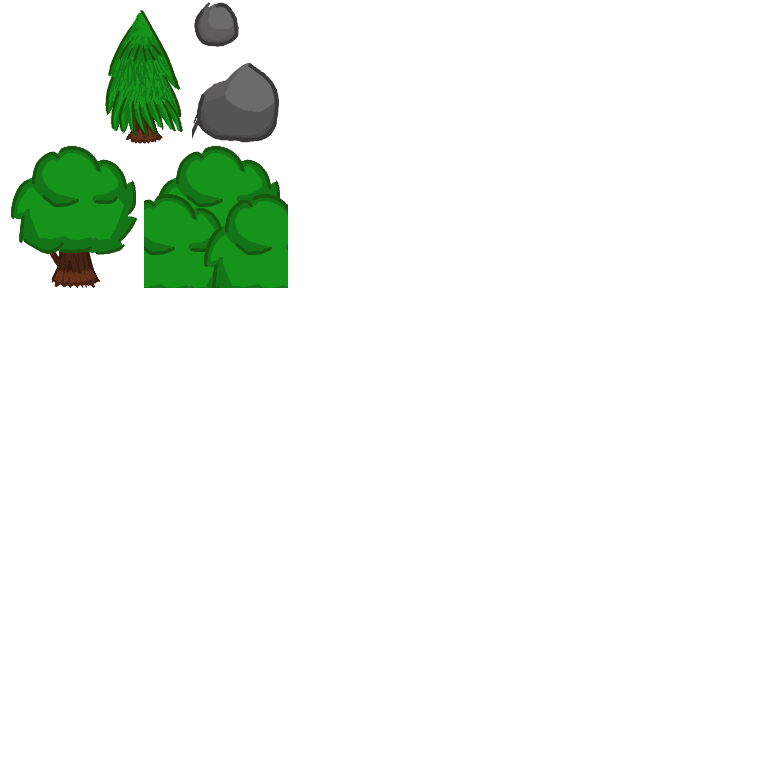
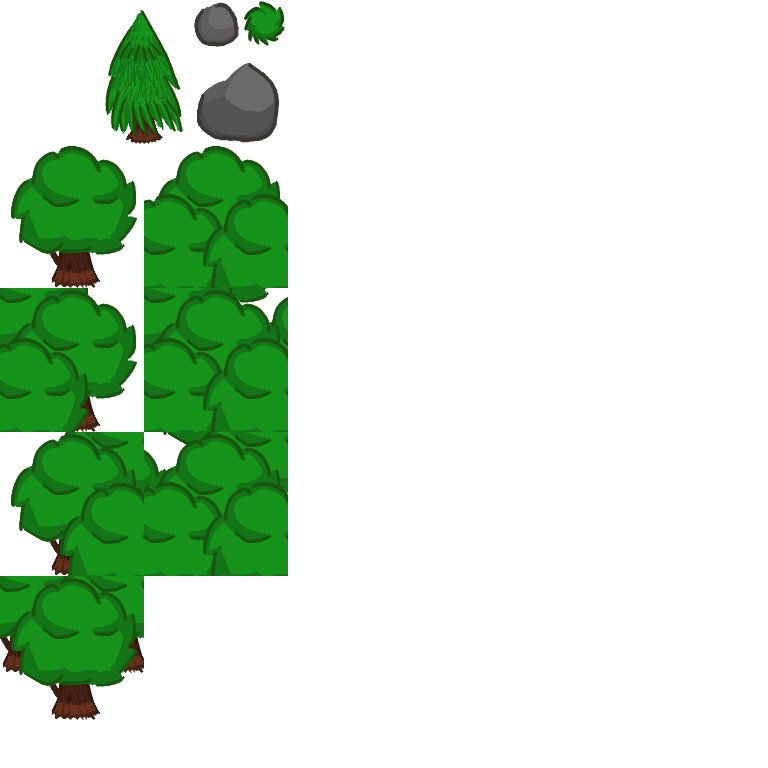
The second 768 × 768 image is a revision of the first. Changes to its layers:
removed group "Tree #6" (15 layers) over bbox(203, 194, 288, 288)
renamed "outline #57" to "Tree Base copy #1", moved it out of group "Tree #6", painted on it over bbox(0, 157, 288, 720)
removed layer "outline #58" from group "Tree #6" over bbox(205, 195, 288, 288)
removed layer "outline #59" from group "Tree #6" over bbox(214, 198, 288, 288)
removed layer "outline #60" from group "Tree #6" over bbox(208, 201, 288, 288)
removed group "Tree #7" (15 layers) over bbox(144, 194, 234, 288)
removed layer "outline #71" from group "Tree #7" over bbox(144, 194, 234, 288)
removed layer "outline #72" from group "Tree #7" over bbox(144, 195, 233, 288)
removed layer "outline #73" from group "Tree #7" over bbox(158, 198, 230, 288)
removed layer "outline #74" from group "Tree #7" over bbox(144, 201, 222, 288)
removed group "Tree #8" (15 layers) over bbox(154, 157, 282, 288)
removed layer "outline #85" from group "Tree #8" over bbox(155, 157, 282, 255)
removed layer "outline #86" from group "Tree #8" over bbox(156, 157, 281, 253)
removed layer "outline #87" from group "Tree #8" over bbox(165, 157, 278, 253)
removed layer "outline #88" from group "Tree #8" over bbox(164, 157, 270, 252)
added layer "Tree Base copy #3" above "Tree Base copy #2" over bbox(203, 482, 288, 576)
added layer "Tree Base copy #2" above "Transformation #1" over bbox(144, 482, 234, 576)
showed "Transformation #1", moved it out of group "Tree #3", painted on it over bbox(154, 157, 282, 576)
added layer "Tree Base copy" above "Tree Base copy #5" over bbox(203, 432, 288, 528)
added layer "Tree Base copy #5" above "Tree Base" over bbox(163, 432, 269, 480)
added layer "Tree Base" above "Tree #2" over bbox(29, 157, 118, 254)
hid group "Tree #2" (15 layers) over bbox(10, 157, 136, 341)
hid "doodles copy" over bbox(192, 2, 216, 140)
…and 6 more changes (2 added, 4 removed)
